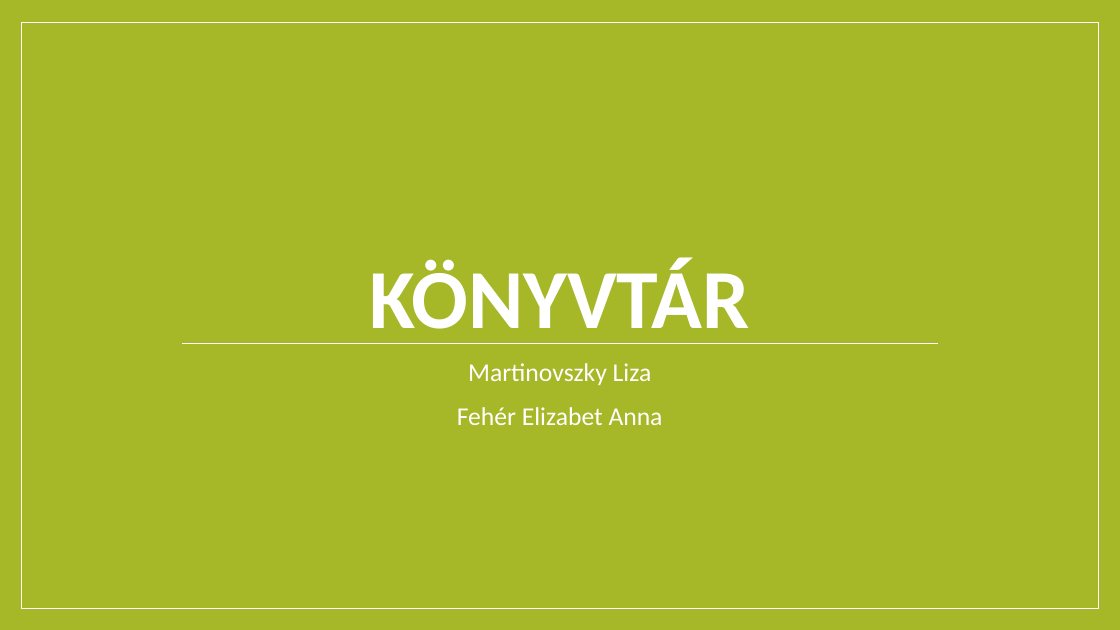
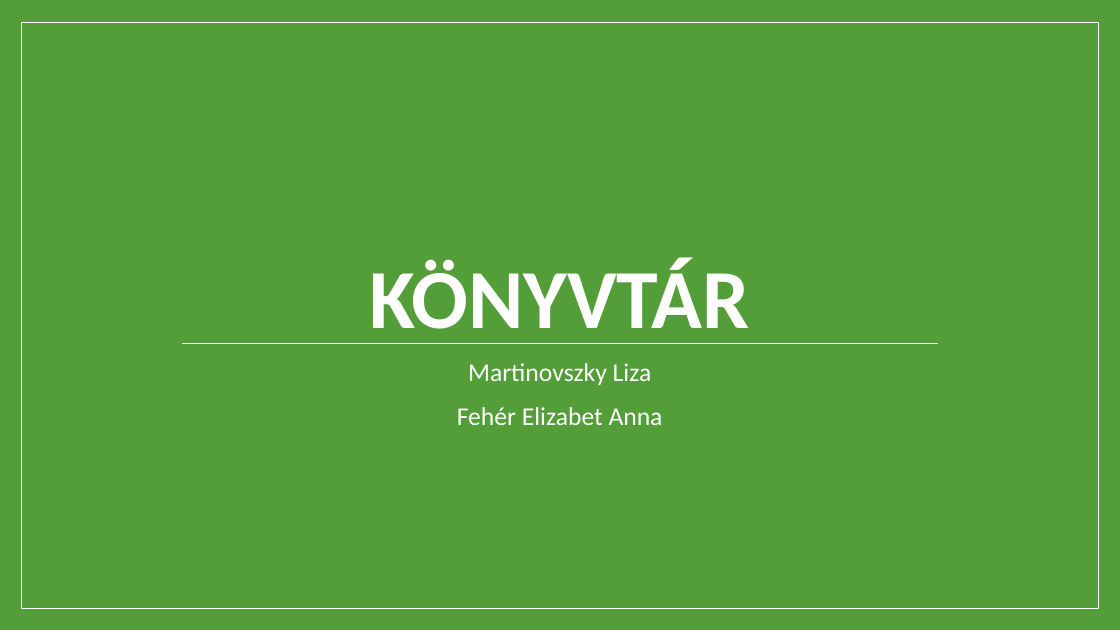
Before and after one commit to martinovszkyliza-sys/Vizsga, a slide deck: slide 1 of KönyvtárPPT.pptx. Drawn at 1120x630 pixels with LibreOffice and Linux fonts; fonts in the diff are those of the drawing. Boxes give left, top, right and bottom in pixels: in the first picture for what was removed or moved away, otherwise in the second. Text is boxed around its words. In the diff, an @@ line names an element or a change of style, - is before the commit and + after.

```diff
--- a/KönyvtárPPT.pptx
+++ b/KönyvtárPPT.pptx
@@ background #A6B727 to #549E39 @@
@@ rectangle at [21,23,1098,608]: fill #A6B727 to #549E39 @@
```
Also in this commit, not shown: 7 other slides changed.
